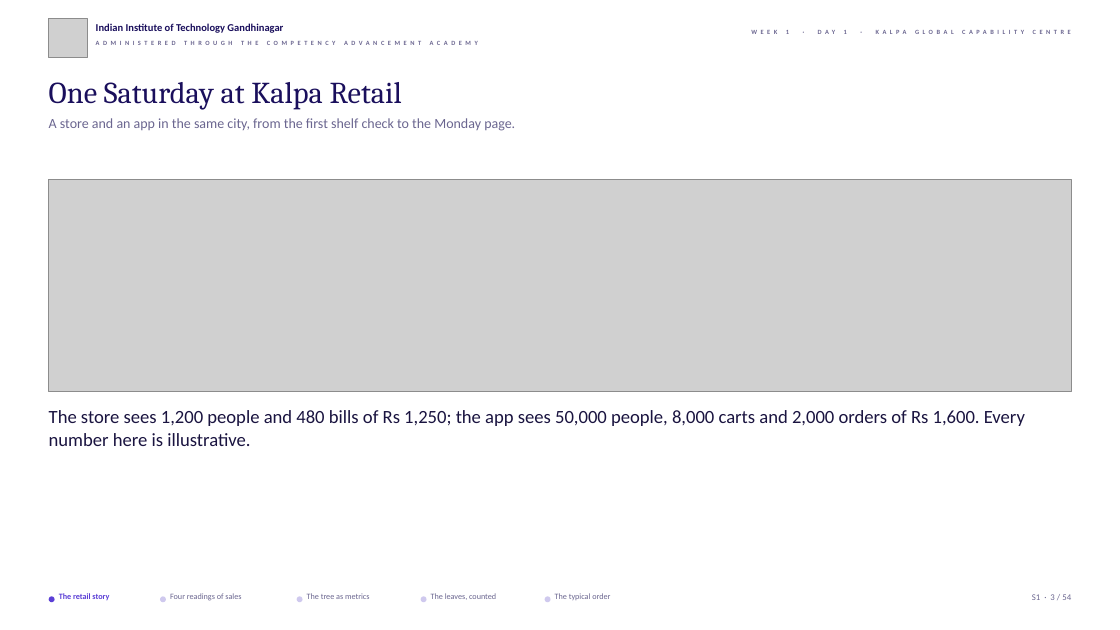
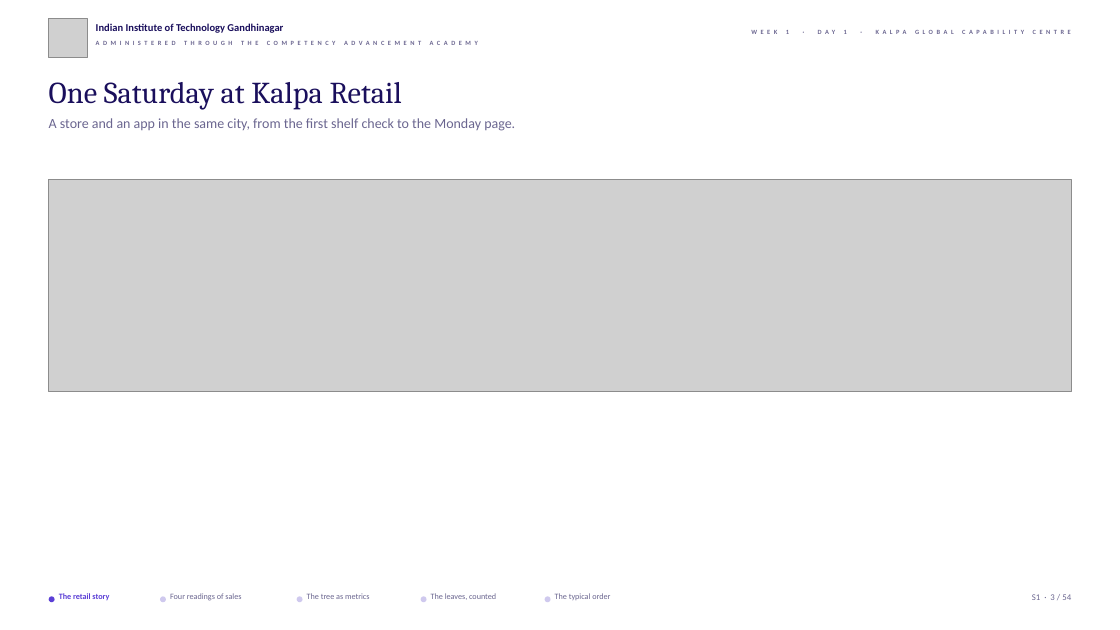
Before and after one commit to fde-academy-lab/c2-content-factory, a slide deck: slide 3 of content/W01/D1/slides/C2_W01_D01_half1_STUDENT.pptx. Drawn at 1120x630 pixels with LibreOffice and Linux fonts; fonts in the diff are those of the drawing; grey boxes stand for pictures; background and template pictures are left out. Boxes give left, top, right and bottom in pixels: in the first picture for what was removed or moved away, otherwise in the second. Text is boxed around its words. In the diff, an @@ line names an element or a change of style, - is before the commit and + after.

```diff
--- a/content/W01/D1/slides/C2_W01_D01_half1_STUDENT.pptx
+++ b/content/W01/D1/slides/C2_W01_D01_half1_STUDENT.pptx
@@ text removed at (49, 410, 1025, 446) @@
-The store sees 1,200 people and 480 bills of Rs 1,250; the app sees 50,000 people, 8,000 carts and 2,000 orders of Rs 1,600. Every number here is illustrative.
```
Also in this commit, not shown: 9 other slides changed, 39 other files.
